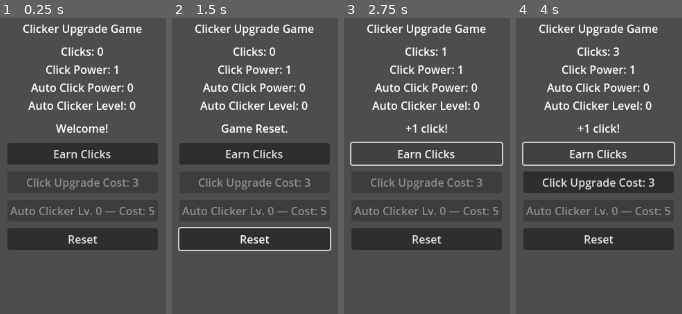
Above: before the commit, frames 1-4 (left to right).
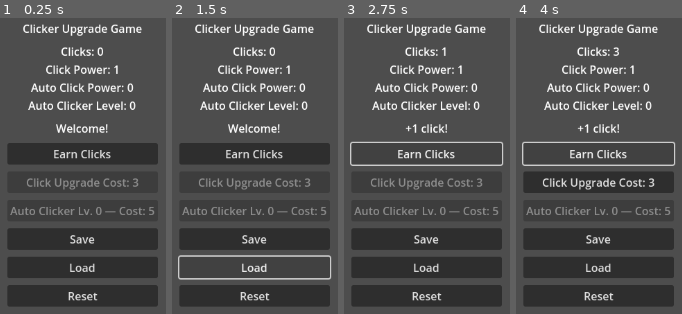
Above: after the commit, the same moments.

Repository: fehudma/godot_projects
Game: Godot game, scene res://Scenes/main.tscn
Two runs of this game, one before a commit and one after it. Both use one fixed random seed, a clock stepped at 60 frames per second and the inputs below.
Inputs (mouse positions are in pixels of both pictures, inside the frame that each line leads up to):
- Up to frame 1 (0.25 s): no input
- Up to frame 2 (1.5 s): click (255, 240) at 0.5 s, where only the run after the commit has a clickable "Save"; click (255, 266) at 1.25 s, where only the run after the commit has a clickable "Load"
- Up to frame 3 (2.75 s): click "Earn Clicks" at 2 s
- Up to frame 4 (4 s): click "Earn Clicks" at 2.75 s; click "Earn Clicks" at 3.5 s

The runs differ from the first frame. In frame 1, 13% of the frame differs, in the area x 4-96%, y 73-98%; in frame 2, 10%; in frame 3, 13%; in frame 4, 13%.

Commit message:
Added nodes for save and load buttons

Diff:
--- a/Scenes/main.tscn
+++ b/Scenes/main.tscn
@@ -50,6 +50,14 @@
 layout_mode = 2
 text = "Buy Auto Clicker"
 
+[node name="SaveButton" type="Button" parent="VBoxContainer"]
+layout_mode = 2
+text = "Save"
+
+[node name="LoadButton" type="Button" parent="VBoxContainer"]
+layout_mode = 2
+text = "Load"
+
 [node name="ResetButton" type="Button" parent="VBoxContainer"]
 layout_mode = 2
 text = "Reset"
--- a/Scripts/main.gd
+++ b/Scripts/main.gd
@@ -7,7 +7,6 @@
 const STARTING_UPGRADE_LEVEL: int = 0
 const UPGRADE_COST_INCREASE: int = 2
 const CLICKS_PER_CLICK_INCREASE: int = 1
-#const STARTING_TIMEOUT_COUNT: int = 0
 const AUTO_CLICKER_COST_START: int = 5
 const STARTING_PASSIVE_CLICKS_PER_TICK: int = 0
 const AUTO_CLICKER_COST_INCREASE: int = 5
@@ -19,7 +18,6 @@
 var clicks_per_click: int = STARTING_CLICKS_PER_CLICK
 var upgrade_cost: int = STARTING_UPGRADE_COST
 var upgrade_modifier: int = STARTING_UPGRADE_LEVEL
-#var timeout_count: int = STARTING_TIMEOUT_COUNT
 var passive_clicks_per_tick: int = STARTING_PASSIVE_CLICKS_PER_TICK
 var auto_clicker_cost: int = AUTO_CLICKER_COST_START
 var auto_clicker_level: int = STARTING_AUTO_CLICKER_LEVEL
@@ -67,11 +65,9 @@
 	clicks_per_click = STARTING_CLICKS_PER_CLICK
 	upgrade_cost= STARTING_UPGRADE_COST
 	upgrade_modifier= STARTING_UPGRADE_LEVEL
-	#timeout_count = STARTING_TIMEOUT_COUNT
 	passive_clicks_per_tick = STARTING_PASSIVE_CLICKS_PER_TICK
 	auto_clicker_cost= AUTO_CLICKER_COST_START
 	auto_clicker_level = STARTING_AUTO_CLICKER_LEVEL
-	#print("Timer tick reset! Total counts: ", timeout_count)
 
 func reset_game() -> void:
 	reset_game_values()
@@ -138,9 +134,6 @@
 	message_label.text = "Auto Clicker bought!"
 
 func _on_passive_income_timer_timeout() -> void:
-	# Tracks the number of timeouts
-	#timeout_count += 1
-	#print("Timer tick! Total counts: ", timeout_count)
 	# passive-income logic
 	earn_passive_clicks()
 	update_ui()
